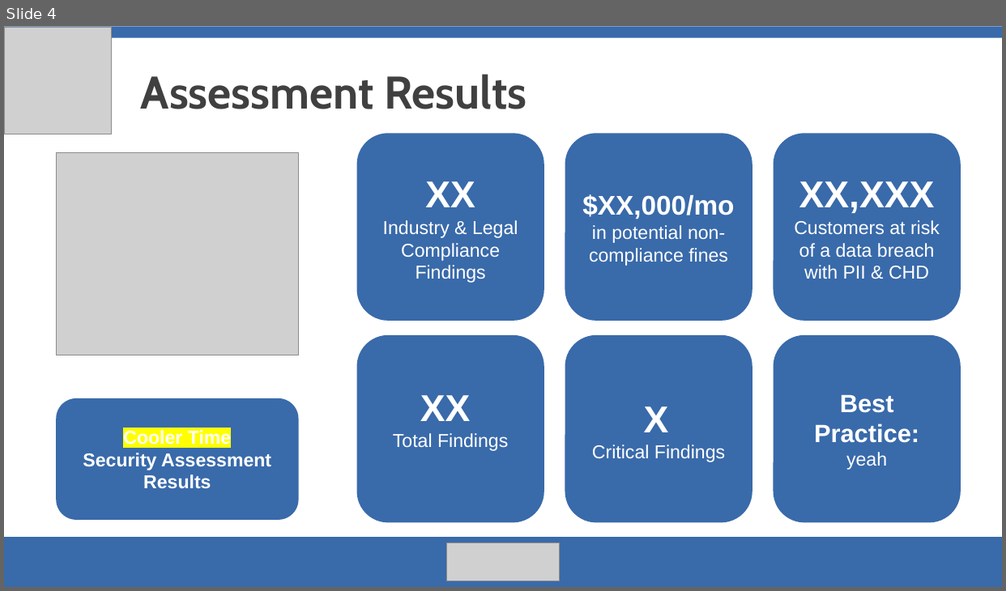
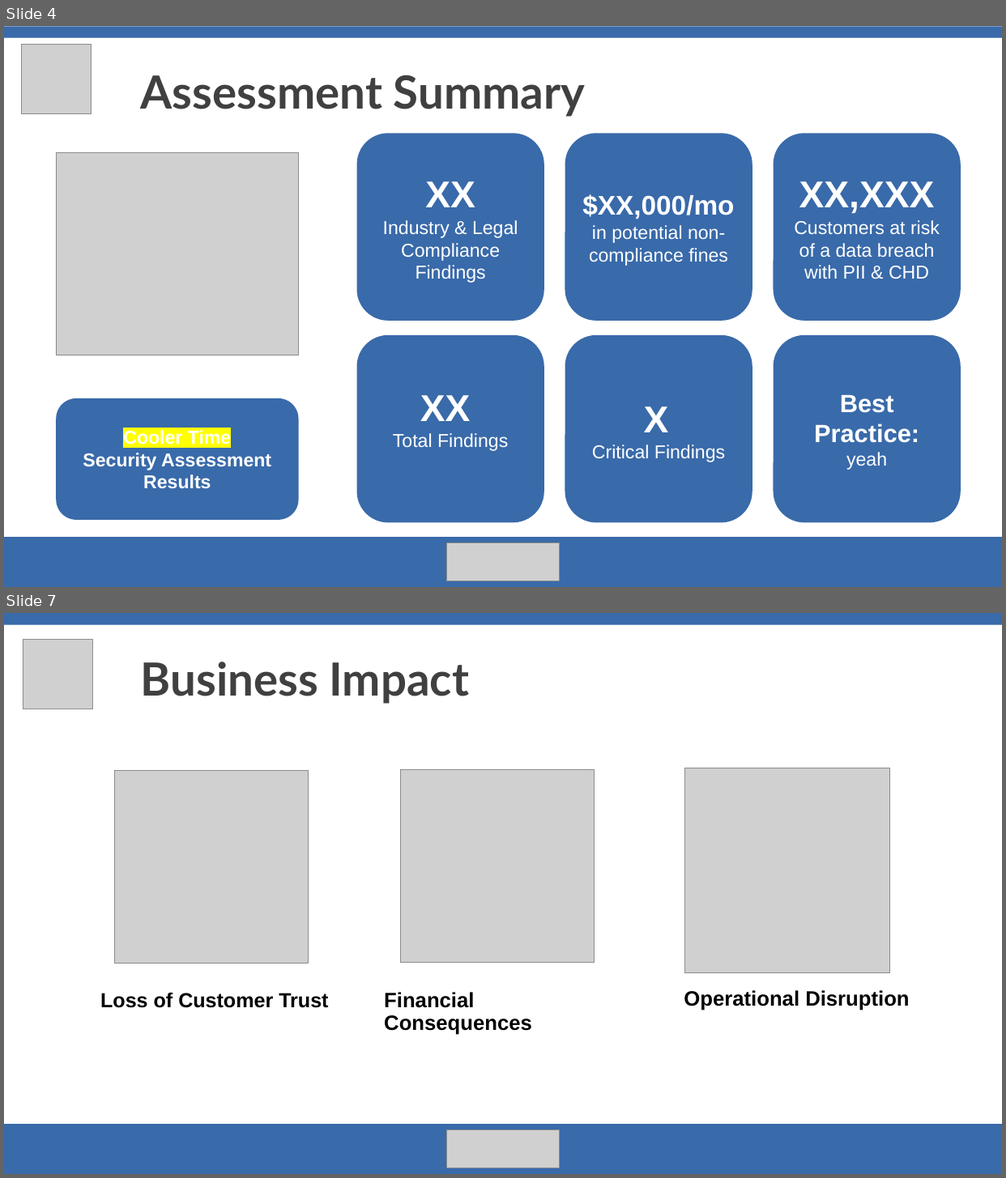
Before and after one commit to deryavuz1/UTSA_CPTC_Team, a slide deck: report/APT-UTSA-Presentation.pptx. Shown one above the other, each under a label of ours: slide 4 before the commit, slides 4 and 7 after it; the slides between them are not shown. The pictures are 1006x591 and 1006x1178 pixels, drawn with LibreOffice and Linux fonts; fonts in the diff are those of the drawing; grey boxes stand for pictures. Boxes give left, top, right and bottom in pixels: in the first picture for what was removed or moved away, otherwise in the second. Text is boxed around its words. In the diff, an @@ line names an element or a change of style, - is before the commit and + after.

```diff
--- a/report/APT-UTSA-Presentation.pptx
+++ b/report/APT-UTSA-Presentation.pptx
@@ slide 7 added at (x1=4, y1=613, x2=1002, y2=1174), background #FFFFFF @@
@@ rectangle added at (x1=4, y1=613, x2=1002, y2=625), fill #396AAA @@
@@ picture added at (x1=23, y1=639, x2=93, y2=709) @@
@@ text added at (x1=141, y1=662, x2=470, y2=704), 44 pt, text #404040, bold @@
+Business Impact
@@ picture added at (x1=115, y1=770, x2=308, y2=964) @@
@@ picture added at (x1=401, y1=769, x2=594, y2=963) @@
@@ picture added at (x1=685, y1=768, x2=890, y2=973) @@
@@ text added at (x1=100, y1=993, x2=328, y2=1008), 19.6 pt, text #000000, bold @@
+Loss of Customer Trust
@@ text added at (x1=384, y1=992, x2=532, y2=1035), 20 pt, text #000000, bold @@
+Financial Consequences
@@ text added at (x1=684, y1=990, x2=909, y2=1011), 20 pt, text #000000, bold @@
+Operational Disruption
@@ rectangle added at (x1=4, y1=1124, x2=1002, y2=1174), fill #396AAA @@
@@ picture added at (x1=447, y1=1131, x2=560, y2=1169) @@
@@ slide 4 changed as well @@
@@ picture resized from (x1=4, y1=27, x2=112, y2=135) to (x1=21, y1=44, x2=91, y2=114) @@
@@ text at (x1=141, y1=75, x2=585, y2=117): text changed; font Cabin to Lato @@
-Assessment Results
+Assessment Summary
```
Also in this commit, not shown: 11 other slides changed, 2 other slides added, 1 other file.
